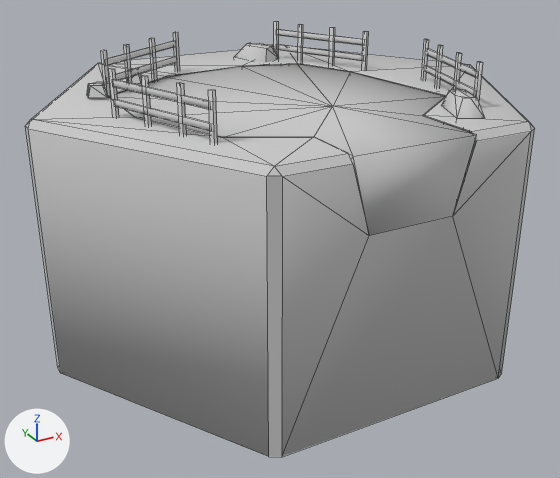
What one commit did to the OBJ model Prototype1/Assets/Resources/MapGrids/OBJ&MTL/spring water（stone+paling）(final）.obj.
Rendered twice from a 50 mm camera at (-295.0, -534.0, 337.0) aimed at (-9.0, -14.0, 78.0). Every picture has the same lights, and +X, +Y and +Z are marked at lower left. Mesh edges are drawn as thin lines. Where no turn or scale is listed for an object, it has been applied to the vertices. Vertices at the same position are counted once.

In view in the first picture: 'spring water（stone+paling）(final）'.
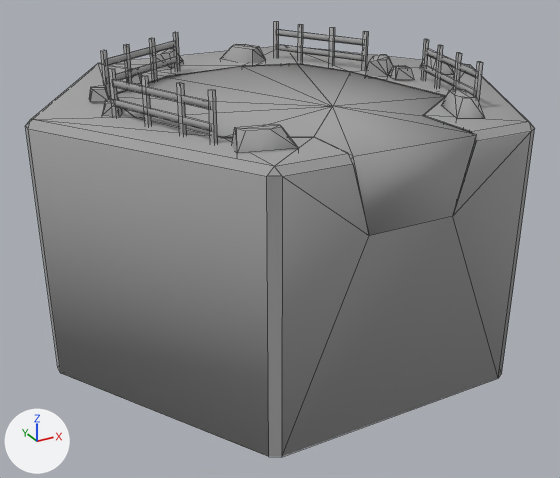
What the commit changed:
Material '_Ȫˮ_ʯͷ_դ__Ȫˮ_ε·_ε·01___Default' (mat_ȫˮ_ʯͷ_դ__ȫˮ_ε__ε_01___default) is new.
Its base color is (0.357, 0.357, 0.357) (grey #a1a1a1).
Its roughness is 0.9.
me_spring_water_stone_paling__final is used by ob_spring_water_stone_paling__final; location (0.0, 0.0, 0.0).
me_spring_water_stone_paling__final had 325 vertices, 271 faces and spanned x -198.0..198.0, y -173.0..173.0, z 0.0..233.0.
me_spring_water_stone_paling__final now has 413 vertices, 369 faces and spans x -198.0..198.0, y -173.0..173.0, z 0.0..233.0.
me_spring_water_stone_paling__final part 1: the loose piece of 14 vertices spanning x 23.0..57.0, y 100.0..142.0, z 198.0..213.0 is turned 130 degrees about the z axis through its middle, then moved by (112.0, -125.0, 0.0), in mat_ȫˮ_ʯͷ_դ__ȫˮ_ε__ε_01___default (grey #a1a1a1).
me_spring_water_stone_paling__final part 2: the loose piece of 14 vertices spanning x 59.0..91.0, y -148.0..-105.0, z 198.0..213.0 is copied, and the copy is turned 100 degrees about the z axis through its middle, then moved by (-160.0, -7.0, 0.0), in mat_ȫˮ_ʯͷ_դ__ȫˮ_ε__ε_01___default (grey #a1a1a1); it spans x -106.0..-64.0, y -147.0..-120.0, z 198.0..213.0.
me_spring_water_stone_paling__final part 3: the loose piece of 14 vertices spanning x 23.0..57.0, y 100.0..142.0, z 198.0..213.0 is copied, and the copy is turned -65 degrees about the z axis through its middle, then moved by (-85.0, 10.0, 0.0), in mat_ȫˮ_ʯͷ_դ__ȫˮ_ε__ε_01___default (grey #a1a1a1); it spans x -64.0..-26.0, y 110.0..152.0, z 198.0..213.0.
me_spring_water_stone_paling__final part 4: the loose piece of 14 vertices spanning x 23.0..57.0, y 100.0..142.0, z 198.0..213.0 is copied, and the copy is turned -70 degrees about the z axis through its middle, then moved by (65.0, -105.0, 0.0), in mat_ȫˮ_ʯͷ_դ__ȫˮ_ε__ε_01___default (grey #a1a1a1); it spans x 86.0..125.0, y -5.0..36.0, z 198.0..213.0.
me_spring_water_stone_paling__final part 5: the loose piece of 14 vertices spanning x 23.0..57.0, y 100.0..142.0, z 198.0..213.0 is copied, and the copy is moved by (-14.0, 0.0, 0.0), in mat_ȫˮ_ʯͷ_դ__ȫˮ_ε__ε_01___default (grey #a1a1a1); it spans x 9.0..43.0, y 100.0..142.0, z 198.0..213.0.
me_spring_water_stone_paling__final part 6: the loose piece of 16 vertices spanning x -144.0..-127.0, y 28.0..52.0, z 201.0..210.0 is copied, and the copy is moved by (239.0, -58.0, 0.0), in mat_ȫˮ_ʯͷ_դ__ȫˮ_ε__ε_01___default (grey #a1a1a1); it spans x 95.0..112.0, y -30.0..-6.0, z 201.0..210.0.
me_spring_water_stone_paling__final part 7: the loose piece of 16 vertices spanning x -144.0..-127.0, y 28.0..52.0, z 201.0..210.0 is copied, and the copy is moved by (-2.0, -13.0, 0.0), in mat_ȫˮ_ʯͷ_դ__ȫˮ_ε__ε_01___default (grey #a1a1a1); it spans x -146.0..-129.0, y 15.0..39.0, z 201.0..210.0.
Part 8, on me_spring_water_stone_paling__final:
13 vertices are removed from x -144.0..-127.0, y 28.0..52.0, z 201.0..210.0.
16 faces are deleted.
3 vertices move from x -141.0..-130.0, y 37.0..46.0, z 210.0 to x -146.0..-143.0, y -13.0..2.0, z 200.0..207.0.
13 vertices are added at x -149.0..-129.0, y -20.0..4.0, z 199.0..208.0.
10 new faces join them, smooth.
8 new faces join them.
me_spring_water_stone_paling__final part 9: 239 faces spanning x -198.0..198.0, y -173.0..173.0, z 0.0..233.0 switch from mat_22___default (light grey #cacaca) to mat_ȫˮ_ʯͷ_դ__ȫˮ_ε__ε_01___default (grey #a1a1a1).

Pixel boxes [x1, y1, x2, y2] of what changed, in the pictures (560 x 478 px; the box of a moved part takes in the faces that stretch with it):
part 1 of me_spring_water_stone_paling__final, moved or reshaped: before [234, 43, 279, 62]; after [420, 55, 454, 75]
part 2 of me_spring_water_stone_paling__final, added: after [232, 124, 299, 154]
part 3 of me_spring_water_stone_paling__final, added: after [156, 49, 183, 70]
part 4 of me_spring_water_stone_paling__final, added: after [366, 55, 393, 79]
part 5 of me_spring_water_stone_paling__final, added: after [221, 44, 265, 66]
part 6 of me_spring_water_stone_paling__final, added: after [389, 66, 414, 80]
part 7 of me_spring_water_stone_paling__final, added: after [89, 86, 109, 102]
part 8 of me_spring_water_stone_paling__final, moved or reshaped: before [87, 82, 108, 99]; after [102, 99, 122, 116]
part 9 of me_spring_water_stone_paling__final, recoloured: [25, 22, 535, 457] in both
